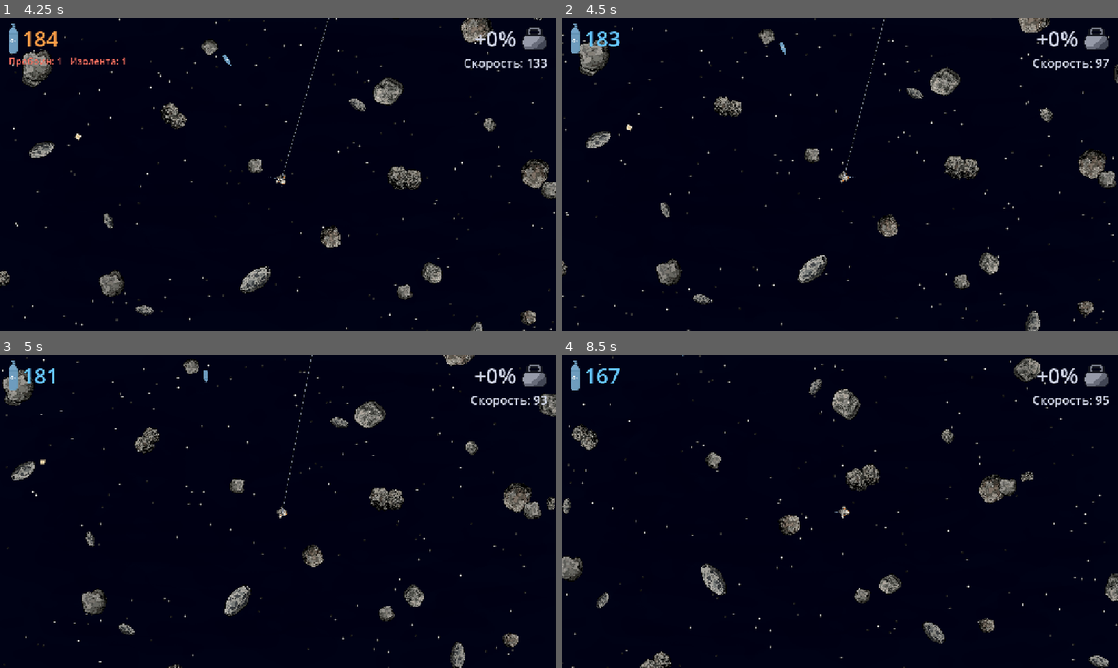
Above: before the commit, frames 1-4 (two rows, left to right).
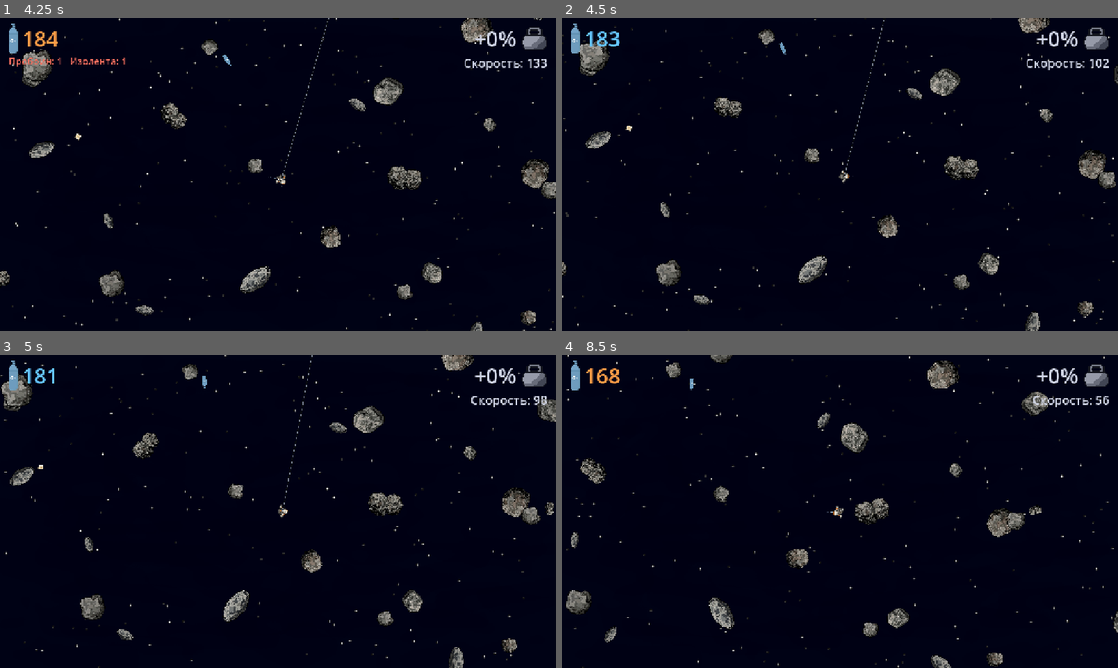
Above: after the commit, the same moments.

Repository: xOnelinx/-space_scrapheap
Game: Godot game, scene res://scenes/main.tscn
Two runs of this game, one before a commit and one after it. Both use one fixed random seed, a clock stepped at 60 frames per second and the inputs below.
Inputs (mouse positions are in pixels of both pictures, inside the frame that each line leads up to):
- Up to frame 1 (4.25 s): click "Начать игру" at 0.5 s; move the mouse to (400, 158) at 1.27 s; hold D (move_right) 1.28-2.03 s; hold Right mouse button (aim) 1.28-2.03 s; click (400, 158) at 1.42 s; move the mouse to (166, 190) at 2.02 s; hold S (move_down) 2.03-2.78 s; tap G (drop_cargo) at 2.1 s; move the mouse to (333, 105) at 2.77 s; hold D (move_right) 2.78-3.53 s; hold E (harpoon) 2.78-3.53 s; move the mouse to (250, 237) at 3.52 s; hold W (move_up) from 3.53 s (still down); tap F (hatch) at 3.6 s; click (250, 237) at 3.67 s
- Up to frame 2 (4.5 s): move the mouse to (1006, 221) at 4.27 s; release W (move_up) at 4.28 s; hold A (move_left) from 4.28 s (still down); hold X (patch_suit) from 4.28 s (still down)
- Up to frame 3 (5 s): keep holding A (move_left); keep holding X (patch_suit)
- Up to frame 4 (8.5 s): move the mouse to (673, 464) at 5.02 s; release X (patch_suit) at 5.03 s; tap Middle mouse button (pin_tether) at 5.1 s; move the mouse to (867, 511) at 5.77 s; release A (move_left) at 5.78 s; press the mouse at (867, 511) at 5.78 s; hold S (move_down) 5.78-6.53 s; move the mouse to (756, 433) at 6.52 s; release the mouse at (756, 433) at 6.53 s; hold D (move_right) 6.53-7.28 s; tap Q (release_tether) at 6.6 s; move the mouse to (962, 495) at 7.27 s; hold W (move_up) 7.28-8.03 s; hold Right mouse button (aim) 7.28-8.03 s; move the mouse to (728, 527) at 8.02 s; hold D (move_right) from 8.03 s (still down); tap G (drop_cargo) at 8.1 s; click (728, 527) at 8.17 s

Frame 1 is identical in both runs. In frame 2, 2.4% of the frame differs, in the area x 0-100%, y 0-100%; in frame 3, 5.0%; in frame 4, 7.9%.

Commit message:
На пределе длины трос отдаёт часть скорости обратно к болту
Co-authored-by: Cursor <cursoragent@cursor.com>

Diff:
--- a/godot/scripts/tether.gd
+++ b/godot/scripts/tether.gd
@@ -15,6 +15,8 @@
 const HIT_CARRY := 0.30
 ## Без отскока: рывок меняет спин и оставляет его таким, слабина старую скорость не возвращает.
 const ROPE_RESTITUTION := 0.0
+## Доля скорости, которую резкий предел живого троса отдаёт обратно к болту.
+const SNAP_RESTITUTION := 0.4
 const LINK_COUNT := 16
 const BURST_LIFE := 1.05
 ## Свет пороха гаснет раньше: газ ещё висит, когда вспышка уже погасла.
@@ -577,7 +579,9 @@
 		var mass := Body.mass(anchor)
 		var inv := (1.0 / host.get_mass()) + (1.0 / mass if mass > 0.0 else 0.0)
 		if mass > 0.0 and inv > 0.0:
-			var impulse := needed / inv
+			## E выбирает трос без отскока. Упор в предел длины отдаёт долю скорости к болту.
+			var give := 0.0 if reeling else SNAP_RESTITUTION
+			var impulse := needed * (1.0 + give) / inv
 			host.add_impulse(along * impulse)
 			var rock_dir := -along
 			host.add_body_impulse(anchor, rock_dir * impulse, anchor.global_position)
--- a/godot/tests/verify_core.gd
+++ b/godot/tests/verify_core.gd
@@ -141,6 +141,8 @@
 	wanderer.tether.integrate(wanderer, 0.016)
 	if wanderer.velocity.distance_to(keep_v) > 0.01 or heavy.drift_velocity.distance_to(keep_d) > 0.01:
 		fail("Слабина потянула")
+		return false
+	if not _check_rope_snap(wanderer, heavy):
 		return false
 
 	if not _pulls(wanderer, heavy, true):
@@ -887,6 +889,42 @@
 	return true
 
 
+func _check_rope_snap(wanderer: Wanderer, heavy: SpaceRock) -> bool:
+	## На пределе длины часть скорости расхождения возвращается к болту, телу — реакция.
+	_quiet(heavy)
+	wanderer.undock()
+	wanderer.tether.release()
+	var reach := wanderer.character_size() * Tether.BODIES
+	var outbound := 80.0
+	wanderer.velocity = Vector2(outbound, 0)
+	heavy.drift_velocity = Vector2.ZERO
+	heavy.spin = 0.0
+	wanderer.global_position = heavy.global_position + Vector2(reach + 40.0, 0)
+	wanderer.tether.plant(wanderer, heavy, heavy.global_position)
+	wanderer.tether.length = reach
+	var momentum := wanderer.velocity * wanderer.get_mass()
+	wanderer.tether.integrate(wanderer, 0.016, false)
+	var toward := wanderer.tether.anchor_global() - wanderer.global_position
+	if toward.length_squared() < 1.0:
+		fail("После натяга болт совпал со скитальцем")
+		return false
+	toward = toward.normalized()
+	var back := (wanderer.velocity - heavy.drift_velocity).dot(toward)
+	var want := outbound * Tether.SNAP_RESTITUTION
+	if absf(back - want) > 0.5:
+		fail("Натяг не вернул ход к болту: %.1f, ждали %.1f" % [back, want])
+		return false
+	if heavy.drift_velocity.dot(toward) >= -0.2:
+		fail("Натяг не отдал импульс телу")
+		return false
+	var left := wanderer.velocity * wanderer.get_mass() + heavy.drift_velocity * heavy.get_mass()
+	if left.distance_to(momentum) > 1.0:
+		fail("Упругий натяг прибавил импульс")
+		return false
+	wanderer.tether.release()
+	return true
+
+
 func _check_reel_coast(wanderer: Wanderer, light: SpaceRock) -> bool:
 	## Пока E зажата, камень едет к герою. После отпускания эта скорость остаётся.
 	_quiet(light)
Not shown, changed: PLAN.md
